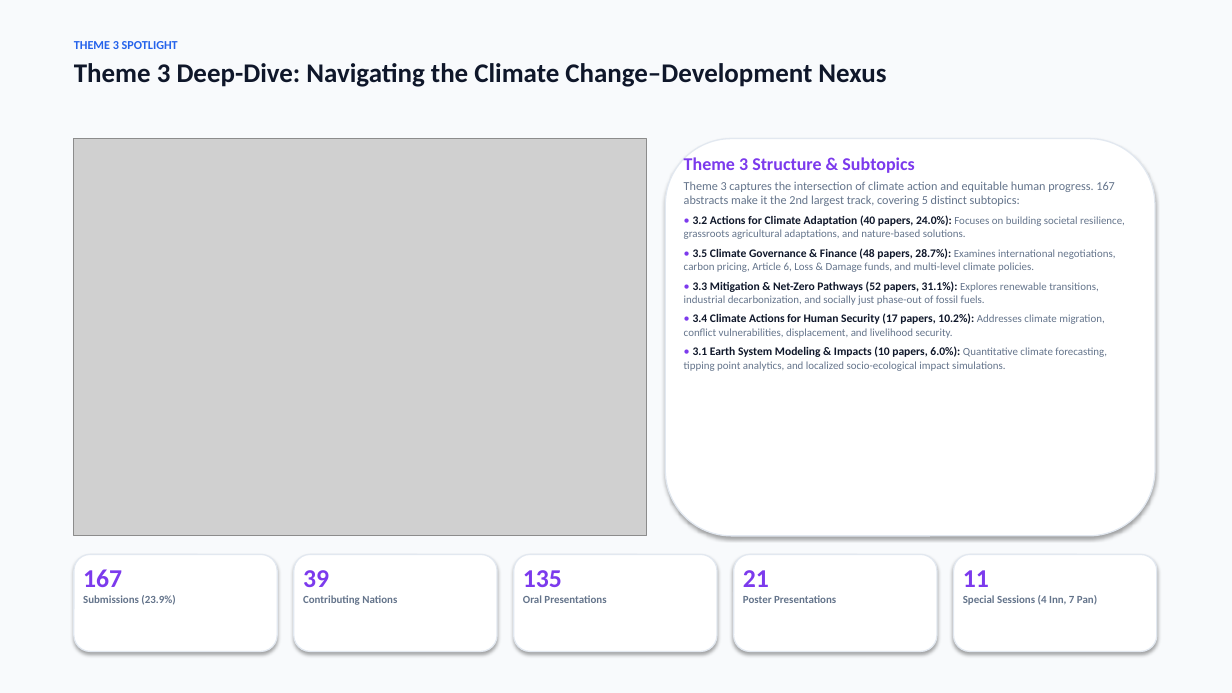
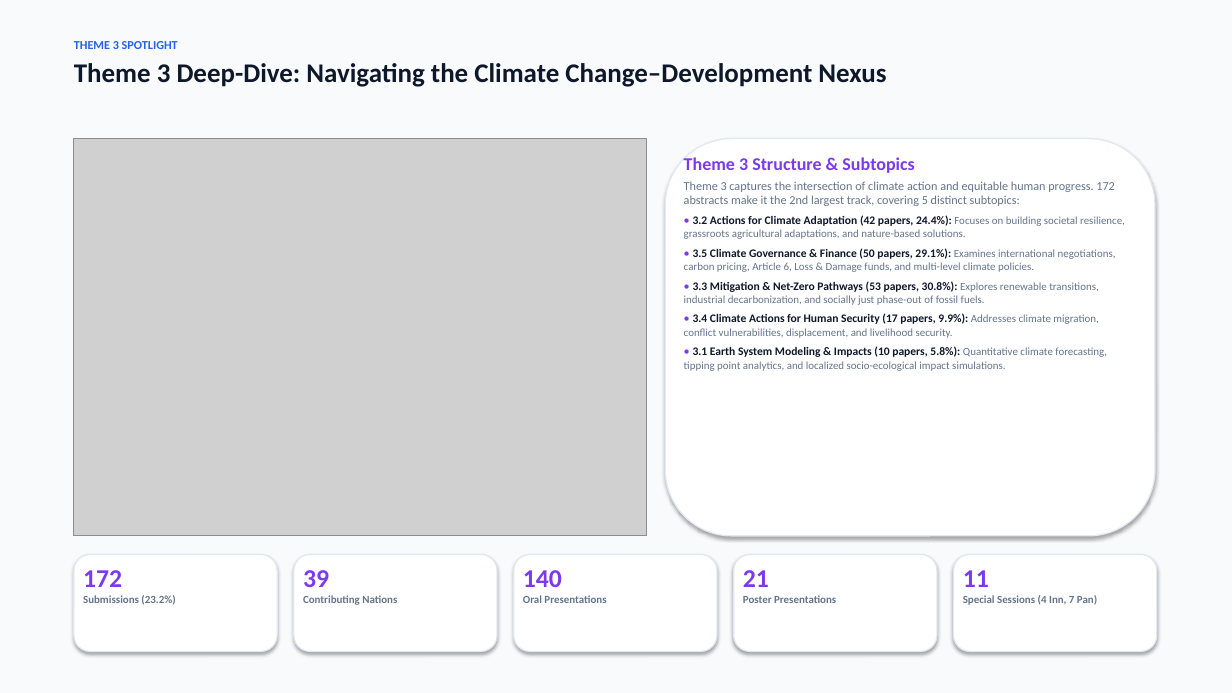
Before and after one commit to ponraj-aru/gsc2027-dashboard, a slide deck: slide 9 of GSC2027_Abstract_Submissions_Analysis_Report.pptx. Drawn at 1232x693 pixels with LibreOffice and Linux fonts; fonts in the diff are those of the drawing; grey boxes stand for pictures. Boxes give left, top, right and bottom in pixels: in the first picture for what was removed or moved away, otherwise in the second. Text is boxed around its words. In the diff, an @@ line names an element or a change of style, - is before the commit and + after.

Commit message:
Update dashboard with latest abstracts from adminPapersBrowse_2026-11-01_04-41-18.doc (741 submissions)

```diff
--- a/GSC2027_Abstract_Submissions_Analysis_Report.pptx
+++ b/GSC2027_Abstract_Submissions_Analysis_Report.pptx
@@ text at [684, 181, 1125, 371]: text changed @@
-Theme 3 captures the intersection of climate action and equitable human progress. 167 abstracts make it the 2nd largest track, covering 5 distinct subtopics:
-• 3.2 Actions for Climate Adaptation (40 papers, 24.0%): Focuses on building societal resilience, grassroots agricultural adaptations, and nature-based solutions.
-• 3.5 Climate Governance & Finance (48 papers, 28.7%): Examines international negotiations, carbon pricing, Article 6, Loss & Damage funds, and multi-level climate policies.
-• 3.3 Mitigation & Net-Zero Pathways (52 papers, 31.1%): Explores renewable transitions, industrial decarbonization, and socially just phase-out of fossil fuels.
-• 3.4 Climate Actions for Human Security (17 papers, 10.2%): Addresses climate migration, conflict vulnerabilities, displacement, and livelihood security.
-• 3.1 Earth System Modeling & Impacts (10 papers, 6.0%): Quantitative climate forecasting, tipping point analytics, and localized socio-ecological impact simulations.
+Theme 3 captures the intersection of climate action and equitable human progress. 172 abstracts make it the 2nd largest track, covering 5 distinct subtopics:
+• 3.2 Actions for Climate Adaptation (42 papers, 24.4%): Focuses on building societal resilience, grassroots agricultural adaptations, and nature-based solutions.
+• 3.5 Climate Governance & Finance (50 papers, 29.1%): Examines international negotiations, carbon pricing, Article 6, Loss & Damage funds, and multi-level climate policies.
+• 3.3 Mitigation & Net-Zero Pathways (53 papers, 30.8%): Explores renewable transitions, industrial decarbonization, and socially just phase-out of fossil fuels.
+• 3.4 Climate Actions for Human Security (17 papers, 9.9%): Addresses climate migration, conflict vulnerabilities, displacement, and livelihood security.
+• 3.1 Earth System Modeling & Impacts (10 papers, 5.8%): Quantitative climate forecasting, tipping point analytics, and localized socio-ecological impact simulations.
@@ text at [83, 570, 175, 605]: text changed @@
-167
-Submissions (23.9%)
+172
+Submissions (23.2%)
@@ text at [523, 570, 562, 587]: text changed @@
-135
+140
```
Also in this commit, not shown: 14 other slides changed, 45 other files.
